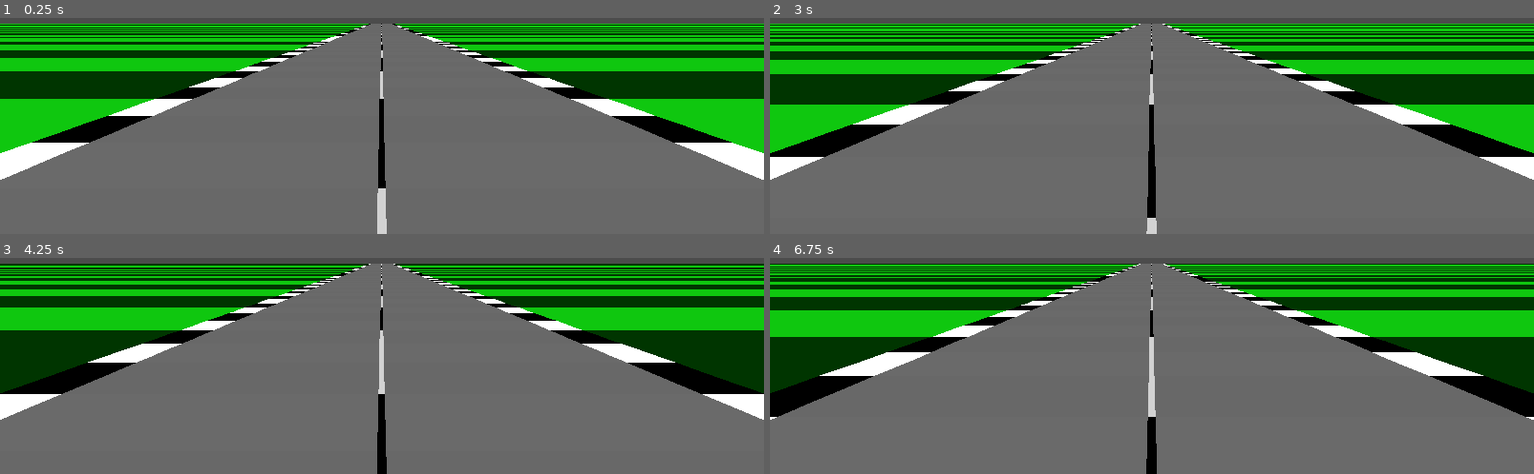
Above: before the commit, frames 1-4 (two rows, left to right).
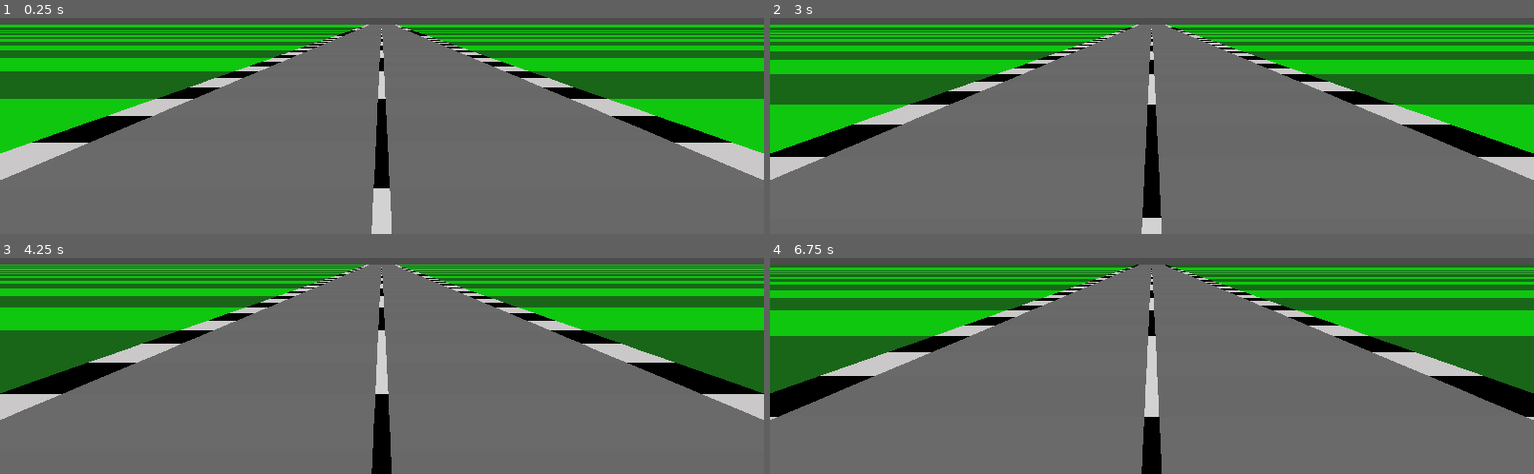
Above: after the commit, the same moments.

Repository: nelsonwenner/godot-slip-runfast
Game: Godot game, scene res://src/scenes/runway/runway.tscn
Same seed, same stepped clock (60 frames per second), same inputs: the game is played once before the commit and once after it. This scene is started directly instead of the project's main scene.
Inputs:
- Up to frame 1 (0.25 s): no input
- Up to frame 2 (3 s): tap Enter at 0.5, 2 s; hold Right (ui_right) 0.53-1.28 s; tap Space at 1.25, 2.75 s; hold Left (ui_left) 1.28-2.03 s; hold Right (ui_right) 2.03-2.78 s; hold Up (ui_up) from 2.78 s (still down)
- Up to frame 3 (4.25 s): release Up (ui_up) at 3.53 s; hold Left (ui_left) from 3.53 s (still down)
- Up to frame 4 (6.75 s): tap Enter at 4.25 s; tap Space at 5 s; release Left (ui_left) at 5.78 s; hold Right (ui_right) 5.78-6.53 s; hold Up (ui_up) from 6.53 s (still down)

The runs differ from the first frame. In frame 1, 19% of the frame differs, in the area x 0-100%, y 2-100%; in frame 2, 19%; in frame 3, 21%; in frame 4, 21%.

Commit message:
refactor: Refactoring the line logic structure

Diff:
--- a/project.godot
+++ b/project.godot
@@ -21,9 +21,10 @@
 
 [display]
 
-window/size/width=1280
-window/size/height=720
+window/size/width=1920
+window/size/height=1080
 window/size/resizable=false
+window/size/always_on_top=true
 window/size/test_width=1280
 window/size/test_height=720
 window/stretch/mode="2d"
--- a/src/scenes/runway/runway.gd
+++ b/src/scenes/runway/runway.gd
@@ -1,13 +1,14 @@
 extends Node2D
 
-var WIDTH = 1280
-var HEIGHT = 720
+onready var line = preload("res://src/scripts/Line.gd")
+
+var WIDTH = 1920
+var HEIGHT = 1080
 
 export var RUNWAY_LENGHT = 1600
 export var RUNWAY_WIDTH = 2000
 export var SEGMENT_LENGHT = 200
 export var CAMERA_DEPTH = 0.84
-export var DIVIDE_LINE:int
 
 export var BORDER:Color
 export var RUNWAY:Color
@@ -50,8 +51,8 @@
 
 	var number_position = 0
 	var start_point = (current_position / SEGMENT_LENGHT)
-	var cam_horizontal = (1500 + lines[start_point].y)
-	var max_x = HEIGHT
+	var cam_horizontal = (1500 + lines[start_point].get_y())
+	var max_y = HEIGHT
 	var x = 0
 	var distance_x = 0
 
@@ -59,56 +60,49 @@
 		if (n >= lines_lenght): number_position = (lines_lenght * SEGMENT_LENGHT)
 		else: number_position = 0
 
-		var current_line = screen_coordinates(lines[fmod(n, lines_lenght)], player_x - x, cam_horizontal, current_position - number_position)
+		var line_instance = lines[n%lines_lenght]
+		var current_line = line_instance.screen_coordinates(player_x - x, cam_horizontal, current_position - number_position, CAMERA_DEPTH, RUNWAY_WIDTH, WIDTH, HEIGHT)
 
-		var actual_position = lines[fmod(n - 1, lines_lenght)]
+		var actual_position = lines[(n - 1) % lines_lenght]
 
 		x += distance_x
-		distance_x += current_line.curve
+		distance_x += current_line.get_curve()
 
-		if (current_line.Y >= max_x): continue
-		max_x = current_line.Y
+		current_line.set_clip(max_y)
+
+		if (current_line.get_Y() >= max_y): continue
+		max_y = current_line.get_Y()
 
 		add_colors(n)
 
-		draw_runway(NEW_GRAMME, 0, actual_position.Y, WIDTH, 0, current_line.Y, WIDTH)
-		draw_runway(NEW_BORDER, actual_position.X, actual_position.Y, actual_position.W * 1.2, current_line.X, current_line.Y, current_line.W * 1.2)
-		draw_runway(NEW_RUNWAY, actual_position.X, actual_position.Y, actual_position.W, current_line.X, current_line.Y, current_line.W)
-		draw_runway(NEW_DIVID_LINE, actual_position.X, actual_position.Y, actual_position.W * 0.01, current_line.X, current_line.Y, current_line.W * 0.01)
+		draw_runway(NEW_GRAMME, 0, actual_position.get_Y(), WIDTH, 0, current_line.get_Y(), WIDTH)
+		draw_runway(NEW_BORDER, actual_position.get_X(), actual_position.get_Y(), actual_position.get_W() * 1.2, current_line.get_X(), current_line.get_Y(), current_line.get_W() * 1.2)
+		draw_runway(NEW_RUNWAY, actual_position.get_X(), actual_position.get_Y(), actual_position.get_W(), current_line.get_X(), current_line.get_Y(), current_line.get_W())
+		draw_runway(NEW_DIVID_LINE, actual_position.get_X(), actual_position.get_Y(), actual_position.get_W() * 0.02, current_line.get_X(), current_line.get_Y(), current_line.get_W() * 0.02)
 
 
 func init():
 	for index in range(RUNWAY_LENGHT):
-		var struture_line = {
-			x = 0, y = 0, z = 0,
-			X = 0, Y = 0, W = 0,
-			scale = 0, curve = 0,
-		}
+		var struture_line = line.Line.new(0,0,0,0,0,0,0,0,0,0,0)
+
 		lines.push_back(struture_line)
-		lines[index].z = (index * SEGMENT_LENGHT)
-		movements_controller_runway(index)
+		lines[index].set_z(index * SEGMENT_LENGHT)
+
+		controller_runway(index)
 	lines_lenght = lines.size()
 	set_process(true)
 
 
-func movements_controller_runway(index):
-	if (index > 300 && index < 750): lines[index].curve = 0.5
-	if (index > 800 && index < 1200): lines[index].curve = -0.7
-	if (index > 1200): lines[index].curve = 0.2
+func controller_runway(index):
+	if (index > 300 && index < 750): lines[index].set_curve(0.5)
+	if (index > 800 && index < 1200): lines[index].set_curve(-0.7)
+	if (index > 1200): lines[index].set_curve(0.2)
 
 
-func screen_coordinates(struture_line, cam_x, cam_y, cam_z):
-	struture_line.scale = CAMERA_DEPTH / ((struture_line.z - cam_z) if (struture_line.z - cam_z) > 0 else 0.01)
-	struture_line.X = (1 + struture_line.scale * (struture_line.x - cam_x)) * WIDTH  / 2
-	struture_line.Y = (1 - struture_line.scale * (struture_line.y - cam_y)) * HEIGHT / 2
-	struture_line.W = struture_line.scale * RUNWAY_WIDTH * (WIDTH / 2)
-	return struture_line
-
-
-func draw_runway(col, x1, y1, w1, x2, y2, w2):
+func draw_runway(color, x1, y1, w1, x2, y2, w2):
 	var point = [Vector2(int(x1 - w1), int(y1)), Vector2(int(x2 - w2), int(y2)),
 	Vector2(int(x2 + w2), int(y2)), Vector2(int(x1 + w1), int(y1))]
-	draw_primitive(PoolVector2Array(point), PoolColorArray([col, col, col, col, col]), PoolVector2Array([]))
+	draw_primitive(PoolVector2Array(point), PoolColorArray([color, color, color, color, color]), PoolVector2Array([]))
 
 
 func controller_position():
@@ -116,6 +110,21 @@
 		current_position -= (lines_lenght * SEGMENT_LENGHT)
 	while current_position < 0:
 		current_position += (lines_lenght * SEGMENT_LENGHT)
+
+
+func add_colors(n):
+	if (n / 3) % 2:
+		NEW_BORDER = BORDER
+		NEW_RUNWAY = RUNWAY
+	else:
+		NEW_BORDER = STRIPED_BORDER
+		NEW_RUNWAY = STRIPED_RUNWAY
+	if (n / 9) % 2:
+		NEW_DIVID_LINE = DIVID_LINE
+		NEW_GRAMME = GRAMME
+	else:
+		NEW_DIVID_LINE = STRIPED_DIVID_LINE
+		NEW_GRAMME = STRIPED_GRAMME
 
 
 func controller_inputs():
@@ -138,21 +147,6 @@
 		if speed < 0: current_position = 0
 
 
-func add_colors(n):
-	if(fmod(n / 3, 2)):
-		NEW_BORDER = BORDER
-		NEW_RUNWAY = RUNWAY
-	else:
-		NEW_BORDER = STRIPED_BORDER
-		NEW_RUNWAY = STRIPED_RUNWAY
-	if (fmod(n / 9, 2)):
-		NEW_DIVID_LINE = DIVID_LINE
-		NEW_GRAMME = GRAMME
-	else:
-		NEW_DIVID_LINE = STRIPED_DIVID_LINE
-		NEW_GRAMME = STRIPED_GRAMME
-
-
 func _input(event):
     if event.is_action_pressed("ui_up"):
         up_is_pressed = true
--- a/src/scenes/runway/runway.tscn
+++ b/src/scenes/runway/runway.tscn
@@ -4,9 +4,9 @@
 
 [node name="runway" type="Node2D"]
 script = ExtResource( 1 )
-BORDER = Color( 1, 1, 1, 1 )
+BORDER = Color( 0.796078, 0.788235, 0.788235, 1 )
 RUNWAY = Color( 0.419608, 0.419608, 0.419608, 1 )
 GRAMME = Color( 0.0627451, 0.784314, 0.0627451, 1 )
 STRIPED_RUNWAY = Color( 0.411765, 0.411765, 0.411765, 1 )
 STRIPED_DIVID_LINE = Color( 0.827451, 0.827451, 0.827451, 1 )
-STRIPED_GRAMME = Color( 0, 0.211765, 0, 1 )
+STRIPED_GRAMME = Color( 0.101961, 0.403922, 0.101961, 1 )
--- /dev/null
+++ b/src/scripts/Line.gd
@@ -0,0 +1,138 @@
+class Line:
+
+	var _scale; var _curve; var _sprite_x
+
+	var _x; var _y; var _z
+
+	var _X; var _Y; var _W
+
+	var _clip; var _sprite
+
+	func _init(x, y, z, X, Y, W, scale, curve, sprite_x, clip, sprite):
+		self._x = x
+		self._y = y
+		self._z = z
+		self._X = X
+		self._Y = Y
+		self._W = W
+		self._clip = clip
+		self._scale = scale
+		self._curve = curve
+		self._sprite = sprite
+		self._sprite_x = sprite_x
+
+
+	func get_z():
+		return self._z
+
+
+	func get_x():
+		return self._x
+
+
+	func get_y():
+		return self._y
+
+
+	func get_X():
+		return self._X
+
+
+	func get_Y():
+		return self._Y
+
+
+	func get_W():
+		return self._W
+
+
+	func get_scale():
+		return self._scale
+
+
+	func get_curve():
+		return self._curve
+
+
+	func get_sprite_x():
+		return self._sprite_x
+
+
+	func get_clip():
+		return self._clip
+
+
+	func get_sprite():
+		return self._sprite
+
+
+	func set_z(value):
+		self._z = value
+
+
+	func set_x(value):
+		self._x = value
+
+
+	func set_y(value):
+		self._y = value
+
+
+	func set_X(value):
+		self._X = value
+
+
+	func set_Y(value):
+		self._Y = value
+
+
+	func set_W(value):
+		self._W = value
+
+
+	func set_scale(value):
+		self._scale = value
+
+
+	func set_curve(value):
+		self._curve = value
+
+
+	func set_sprite_x(value):
+		self._sprite_x = value
+
+
+	func set_clip(value):
+		self._clip = value
+
+
+	func set_sprite(value):
+		self._sprite = value
+
+
+	func screen_coordinates(cam_x, cam_y, cam_z, camera_depth, road_width, width, height):
+		self._scale = camera_depth / ((self._z - cam_z) if (self._z - cam_z) > 0 else 0.01)
+		self._X = ((1 + self._scale * (self._x - cam_x)) * width / 2)
+		self._Y = ((1 - self._scale * (self._y - cam_y)) * height / 2)
+		self._W = (self._scale * road_width * (width / 2))
+		return self
+
+
+	func run_sprite():
+
+		var offsetX = self._X + self._scale * self._sprite_x * 1920 / 2
+		var offsetY = self._Y + 4
+		var offsetW = 650 * self._W / 266
+		var offsetH = 520 * self._W / 266
+
+		offsetX += offsetW * self._sprite_x
+		offsetY += offsetH * (-1)
+
+		var clipH = offsetY + offsetH - self._clip
+
+		if clipH < 0: clipH = 0
+
+		self._sprite.position = Vector2(offsetX, offsetY)
+		self._sprite.scale = Vector2(offsetW / 650, offsetH / 520)
+
+		return self._sprite
